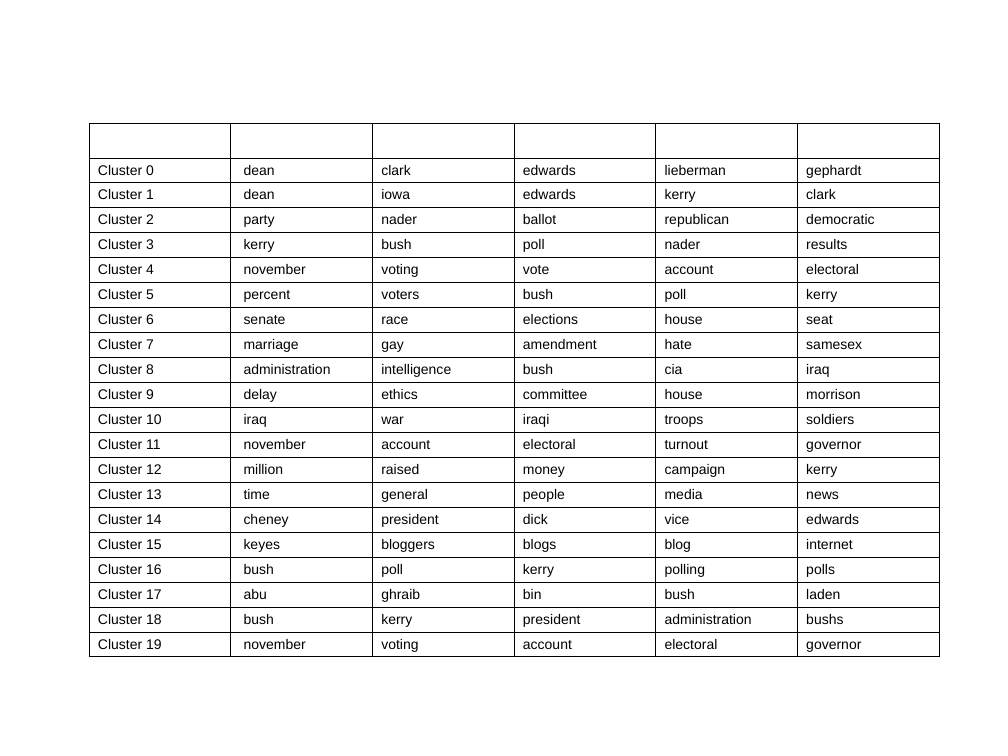
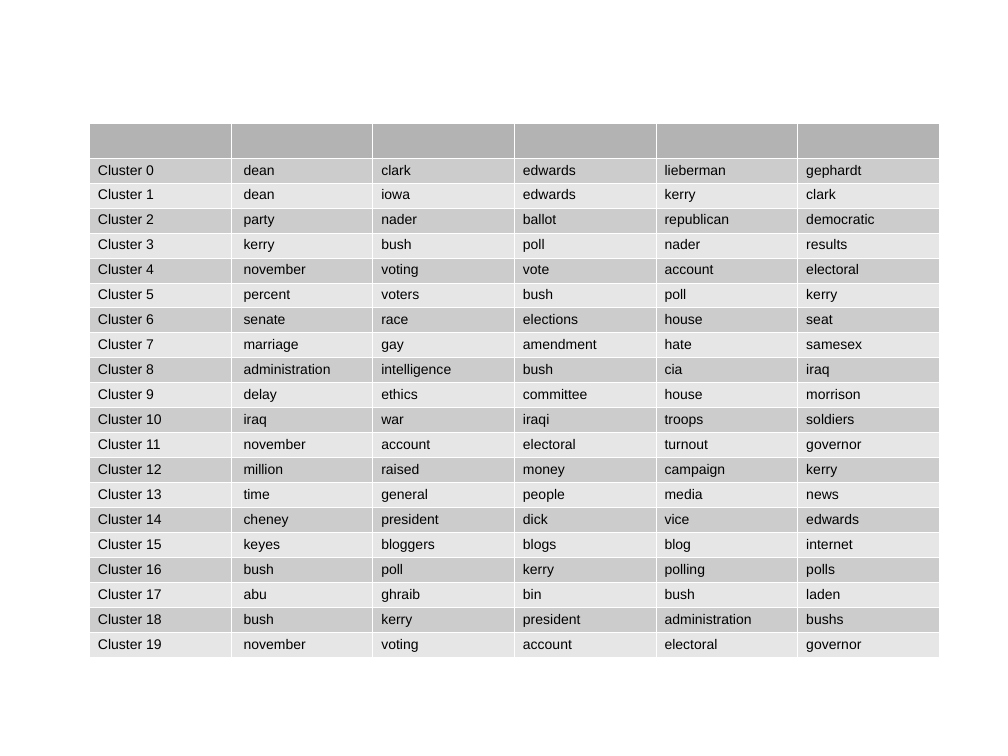
Before and after one commit to vitalv/doc-clustering-topic-modeling, a slide deck: slide 3 of doc-clustering-topic-modeling.odp. Drawn at 1008x756 pixels with LibreOffice and Linux fonts; fonts in the diff are those of the drawing. Boxes give left, top, right and bottom in pixels: in the first picture for what was removed or moved away, otherwise in the second. Text is boxed around its words. In the diff, an @@ line names an element or a change of style, - is before the commit and + after.

```diff
--- a/doc-clustering-topic-modeling.odp
+++ b/doc-clustering-topic-modeling.odp
@@ table at [89, 123, 939, 657] @@
@@ fill none to #CCCCCC in 60 cells @@
@@ fill none to #E6E6E6 in 60 cells @@
@@ borders changed @@
```
Also in this commit, not shown: 4 slides added, 2 other files.
